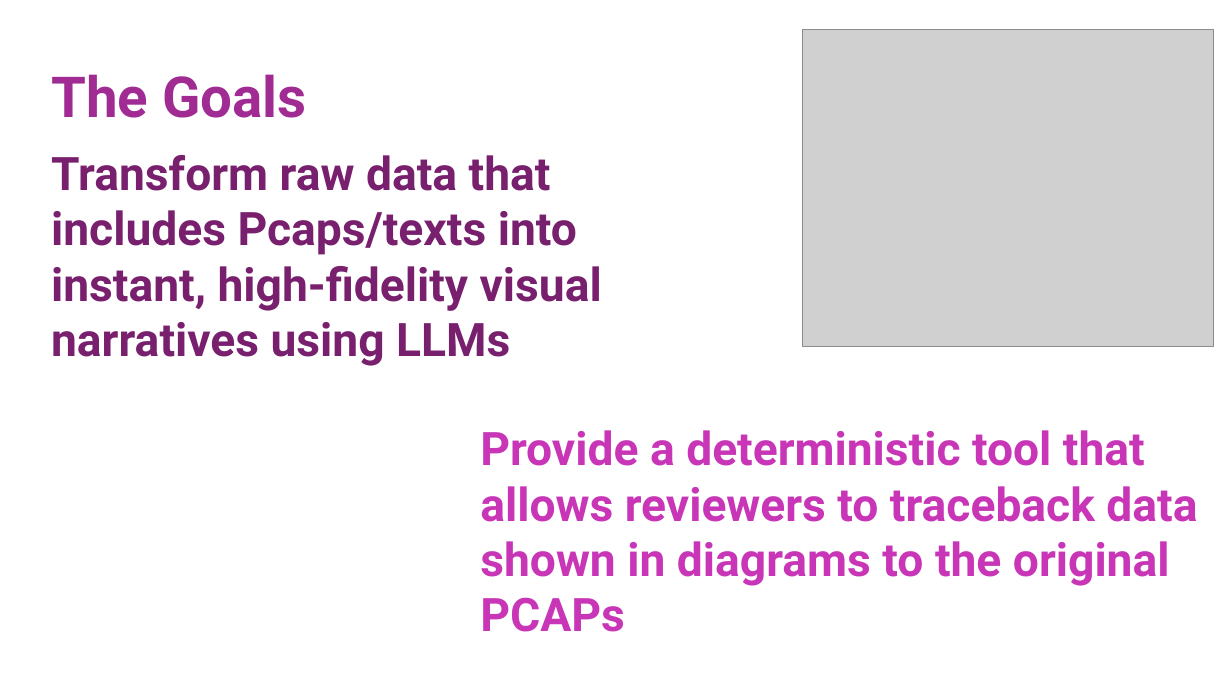
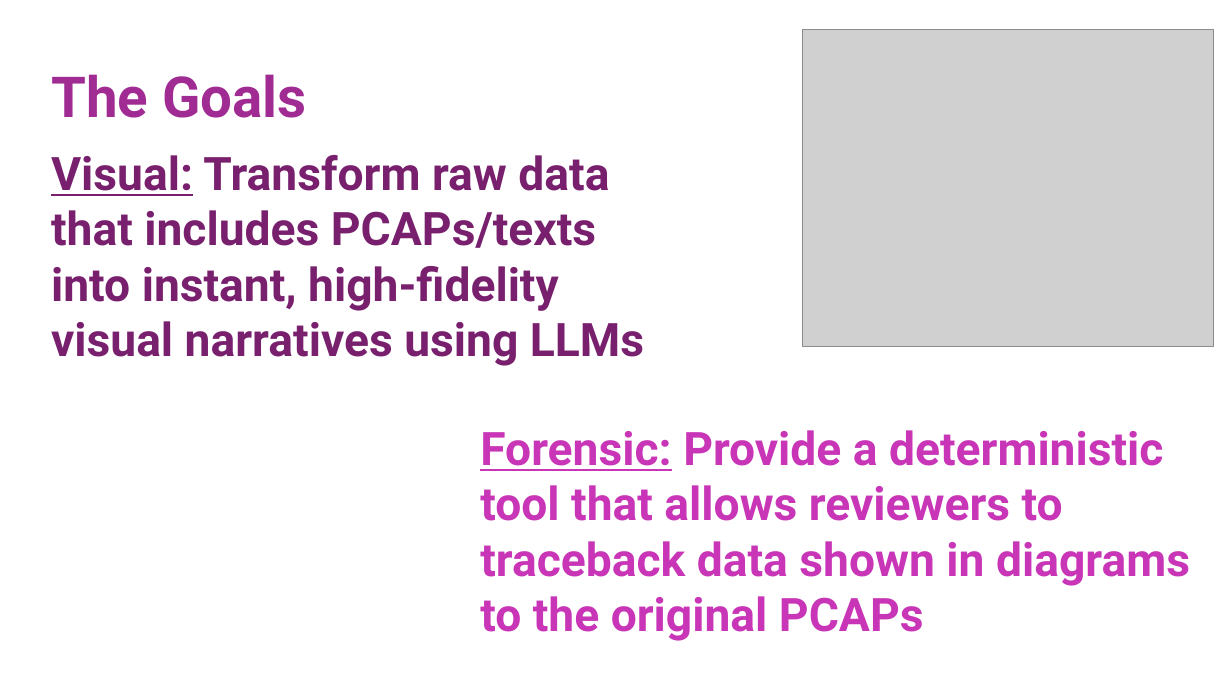
Before and after one commit to gshachar12/auto-diagram, a slide deck: slide 3 of Pcaplot_presentation.pptx (slide 4 before the commit). Drawn at 1232x693 pixels with LibreOffice and Linux fonts; fonts in the diff are those of the drawing; grey boxes stand for pictures. Boxes give left, top, right and bottom in pixels: in the first picture for what was removed or moved away, otherwise in the second. Text is boxed around its words. In the diff, an @@ line names an element or a change of style, - is before the commit and + after.

```diff
--- a/Pcaplot_presentation.pptx
+++ b/Pcaplot_presentation.pptx
@@ text at bbox=[51, 155, 644, 366]: text changed @@
-Transform raw data that includes Pcaps/texts into instant, high-fidelity visual narratives using LLMs
+Visual: Transform raw data that includes PCAPs/texts into instant, high-fidelity visual narratives using LLMs
@@ text at bbox=[480, 430, 1190, 641]: text changed @@
-Provide a deterministic tool that allows reviewers to traceback data shown in diagrams to the original PCAPs
+Forensic: Provide a deterministic tool that allows reviewers to traceback data shown in diagrams to the original PCAPs
```
Also in this commit, not shown: 12 other slides changed, 12 slides added, 16 slides removed, 30 other files.
